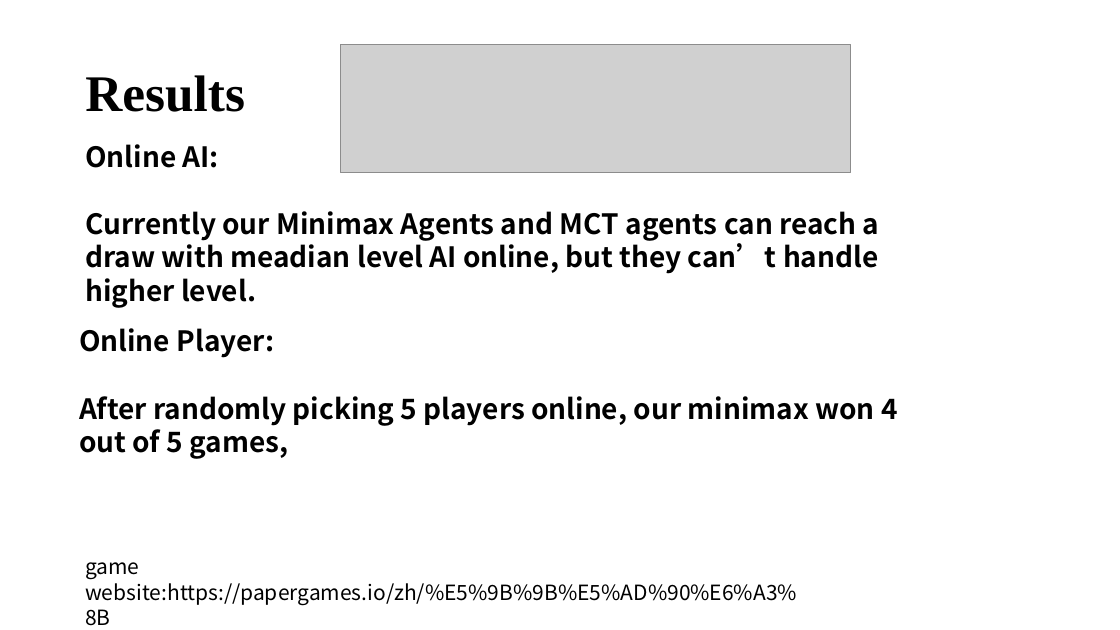
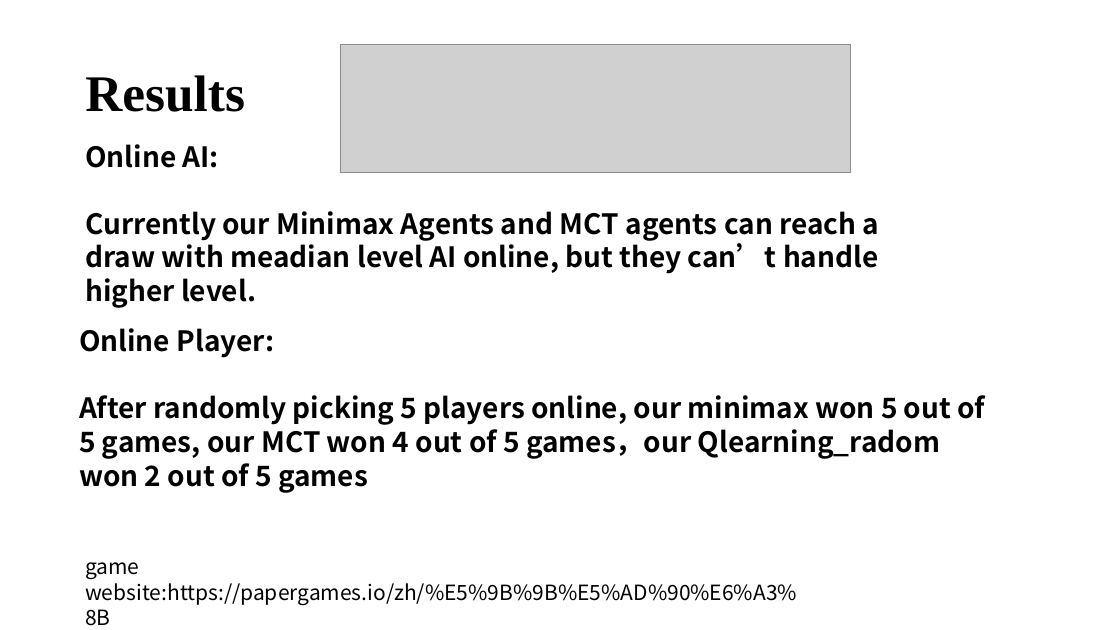
Before and after one commit to Evoctopus/CS181FinalProject, a slide deck: slide 12 of AI pre final.pptx. Drawn at 1120x630 pixels with LibreOffice and Linux fonts; fonts in the diff are those of the drawing; grey boxes stand for pictures. Boxes give left, top, right and bottom in pixels: in the first picture for what was removed or moved away, otherwise in the second. Text is boxed around its words. In the diff, an @@ line names an element or a change of style, - is before the commit and + after.

```diff
--- a/AI pre final.pptx
+++ b/AI pre final.pptx
@@ text at (79,395,986,493): text changed @@
-After randomly picking 5 players online, our minimax won 4 out of 5 games,
+After randomly picking 5 players online, our minimax won 5 out of 5 games, our MCT won 4 out of 5 games，our Qlearning_radom won 2 out of 5 games
```
Also in this commit, not shown: 3 other slides changed, 3 other files.
